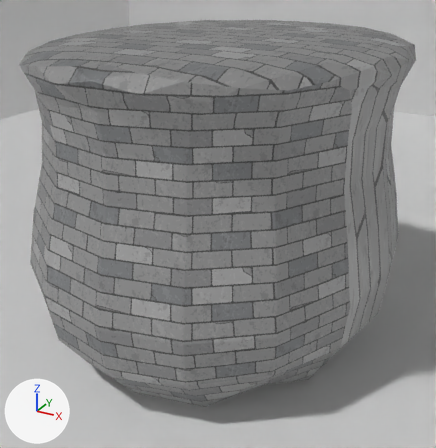
The FBX model twentysixteen/data/models/testchamber.fbx: old version first, new version second.
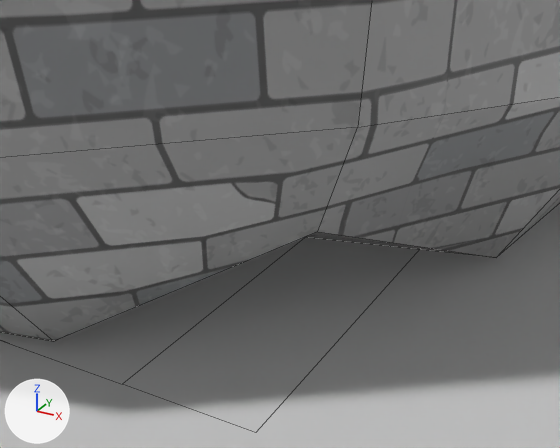
Each version is shown from a 50 mm lens placed at (1.217, -7.587, 0.478), pointed at (0.04, -5.445, -0.593), then close up from a 50 mm lens placed at (0.738, -6.429, -0.707), pointed at (0.455, -5.913, -0.965). Arrows for +X, +Y and +Z are at lower left; the lights stay in place. The close-ups show mesh edges as thin lines. Where no turn or scale is listed for an object, it has been applied to the vertices. Vertices at the same position are counted once.
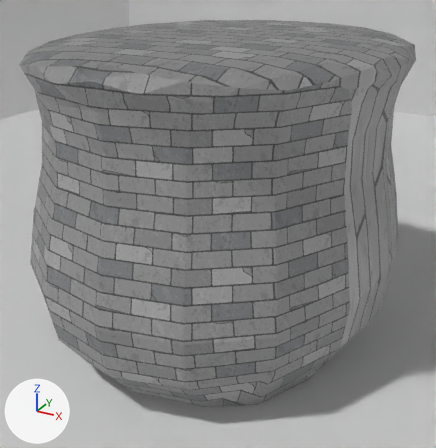
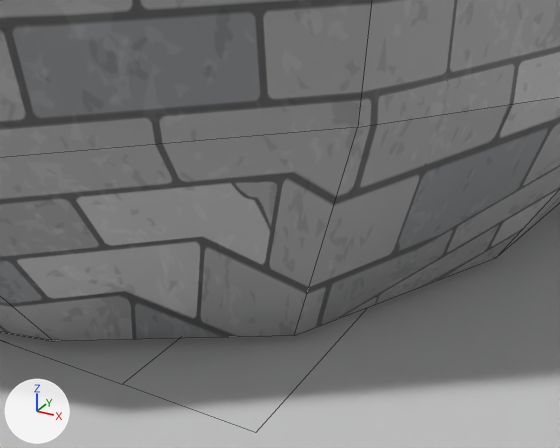
What changed in the scene script:
```text
Change me_mesh_001:
    where me_mesh_001.from_pydata(...)  # 226 vertices, 224 faces; spans x -0.74..0.76, y -0.95..0.85, z 0.16..1.44
    used by ob_mesh__2; location = (0.02, -5.32, -1.23)
    me_mesh_001 part 1
    me_mesh_001.vertices[2].co: (0.47, -0.6, 0.27) -> (0.45, -0.6, 0.17)  # pixel (317, 231) -> pixel (294, 335)
```

Location of each change, [x1, y1, x2, y2] in pixels of the close-ups (560 x 448 px; the box of a moved part takes in the faces that stretch with it):
part 1 of me_mesh_001, moved or reshaped
    both: [0, 97, 560, 341]
